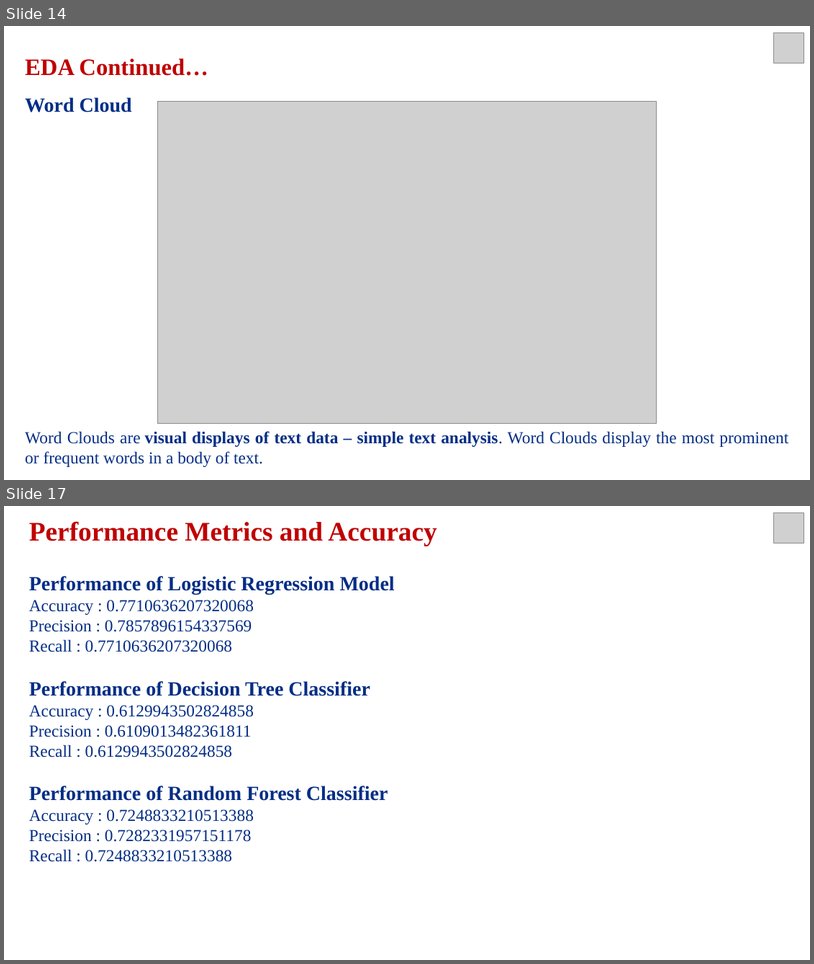
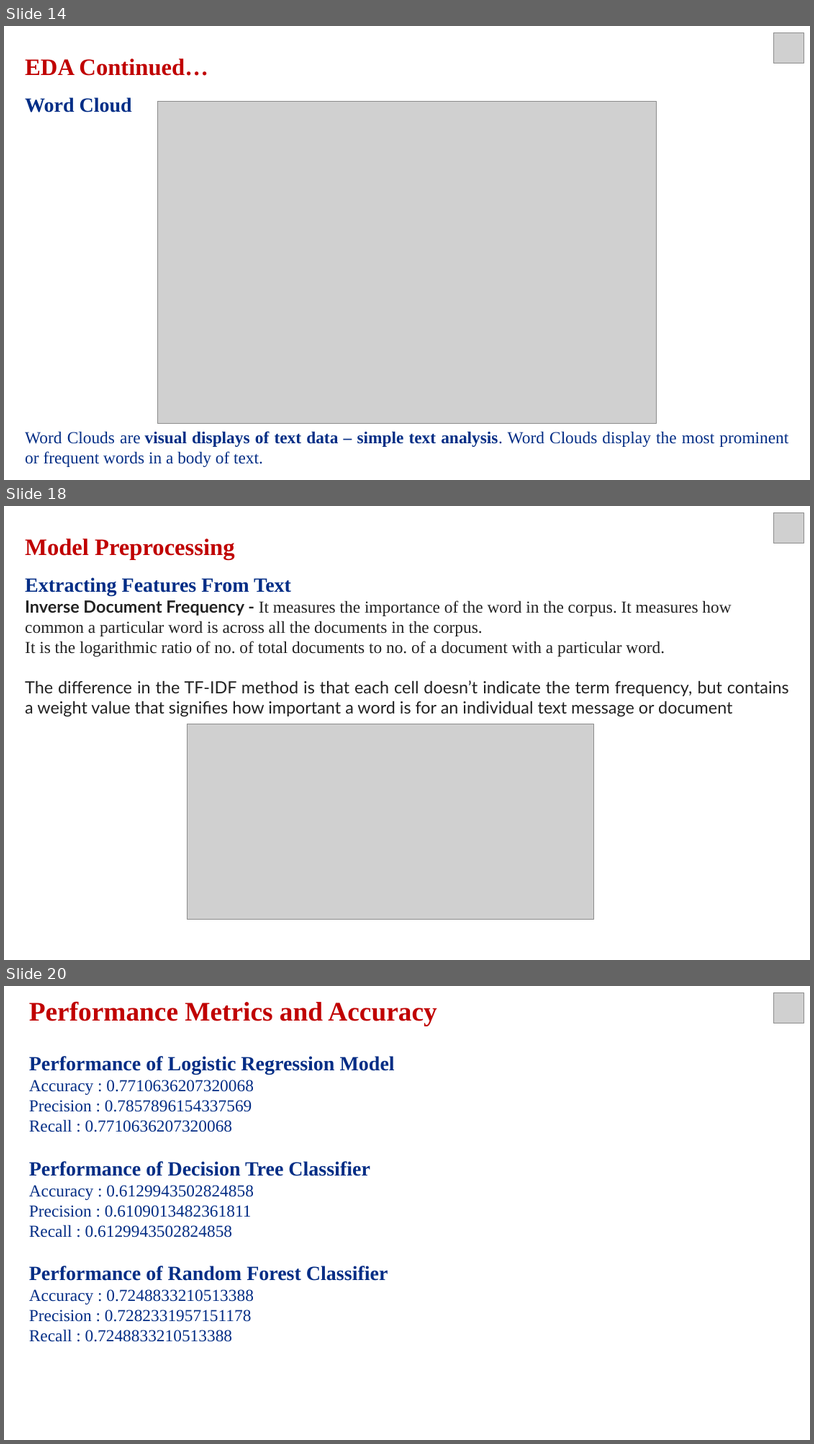
Before and after one commit to varsha-rani-15/Coronavirus-Tweet-Sentiment-Analysis, a slide deck: ML Classification_Presentation.pptx. Shown one above the other, each under a label of ours: slides 14 and 17 before the commit, slides 14, 18 and 20 after it; the slides between them are not shown. The pictures are 814x964 and 814x1444 pixels, drawn with LibreOffice and Linux fonts; fonts in the diff are those of the drawing; grey boxes stand for pictures. Boxes give left, top, right and bottom in pixels: in the first picture for what was removed or moved away, otherwise in the second. Text is boxed around its words. In the diff, an @@ line names an element or a change of style, - is before the commit and + after.

```diff
--- a/ML Classification_Presentation.pptx
+++ b/ML Classification_Presentation.pptx
@@ slide 18 added at [4, 506, 810, 960], background #FFFFFF @@
@@ picture added at [774, 512, 805, 543] @@
@@ text added at [25, 538, 790, 717], 20 pt, text #222222 @@
+Model Preprocessing
+Extracting Features From Text
+Inverse Document Frequency - It measures the importance of the word in the corpus. It measures how common a particular word is across all the documents in the corpus.
+It is the logarithmic ratio of no. of total documents to no. of a document with a particular word.
+The difference in the TF-IDF method is that each cell doesn’t indicate the term frequency, but contains a weight value that signifies how important a word is for an individual text message or document
@@ picture added at [187, 724, 594, 919] @@
@@ what was slide 17 is now slide 20 @@
```
Also in this commit, not shown: 5 slides changed, 6 other slides added, 3 slides removed.
